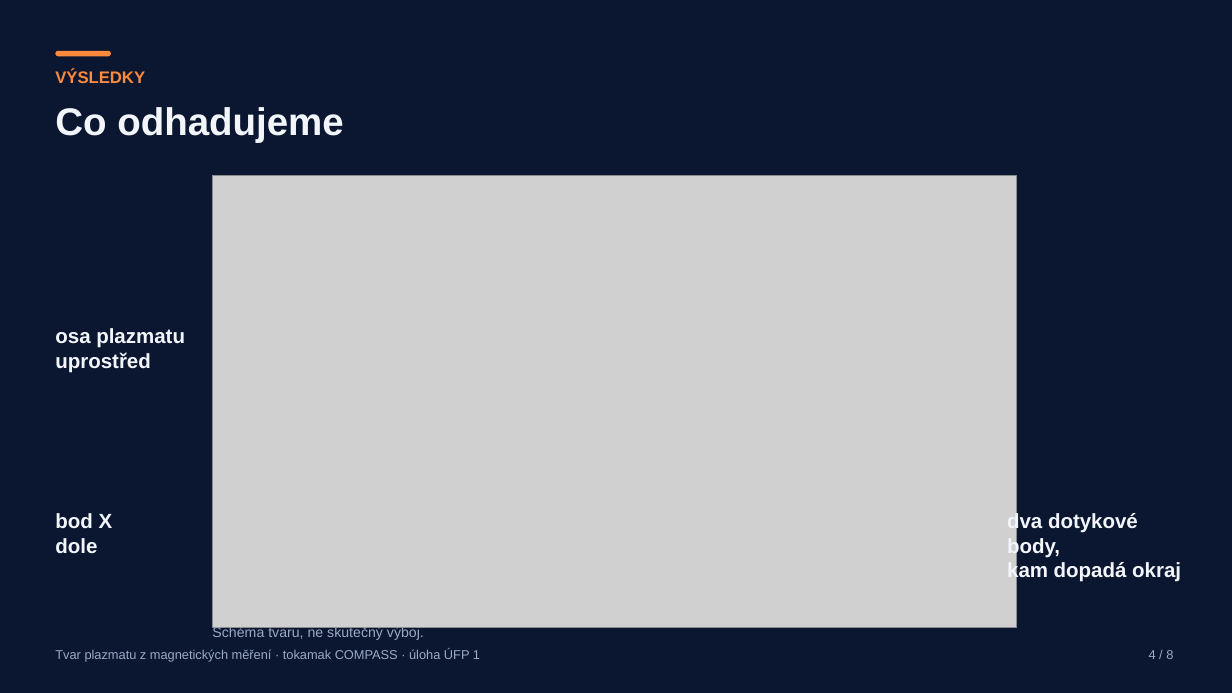
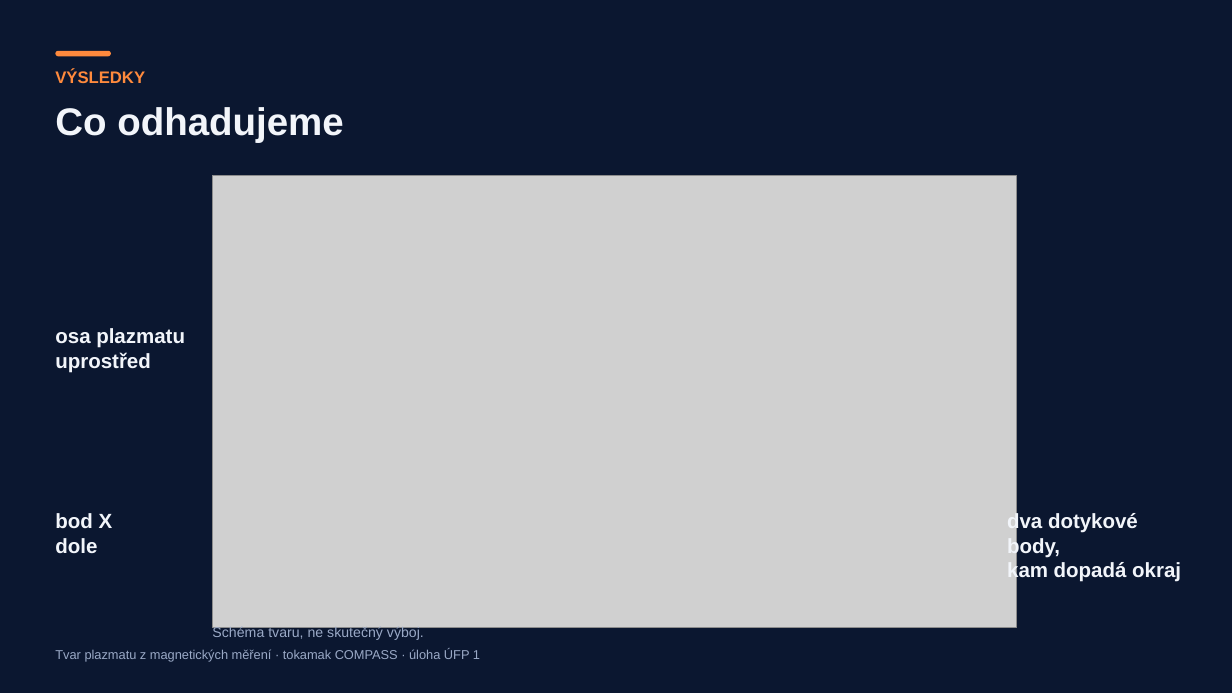
Before and after one commit to mschiller890/hackathon, a slide deck: slide 6 of presentation/deck/slides.pptx. Drawn at 1232x693 pixels with LibreOffice and Linux fonts; fonts in the diff are those of the drawing; grey boxes stand for pictures. Boxes give left, top, right and bottom in pixels: in the first picture for what was removed or moved away, otherwise in the second. Text is boxed around its words. In the diff, an @@ line names an element or a change of style, - is before the commit and + after.

```diff
--- a/presentation/deck/slides.pptx
+++ b/presentation/deck/slides.pptx
@@ text removed at (1149, 650, 1173, 659) @@
-4 / 8
```
Also in this commit, not shown: 13 other slides changed, 1 other file.
